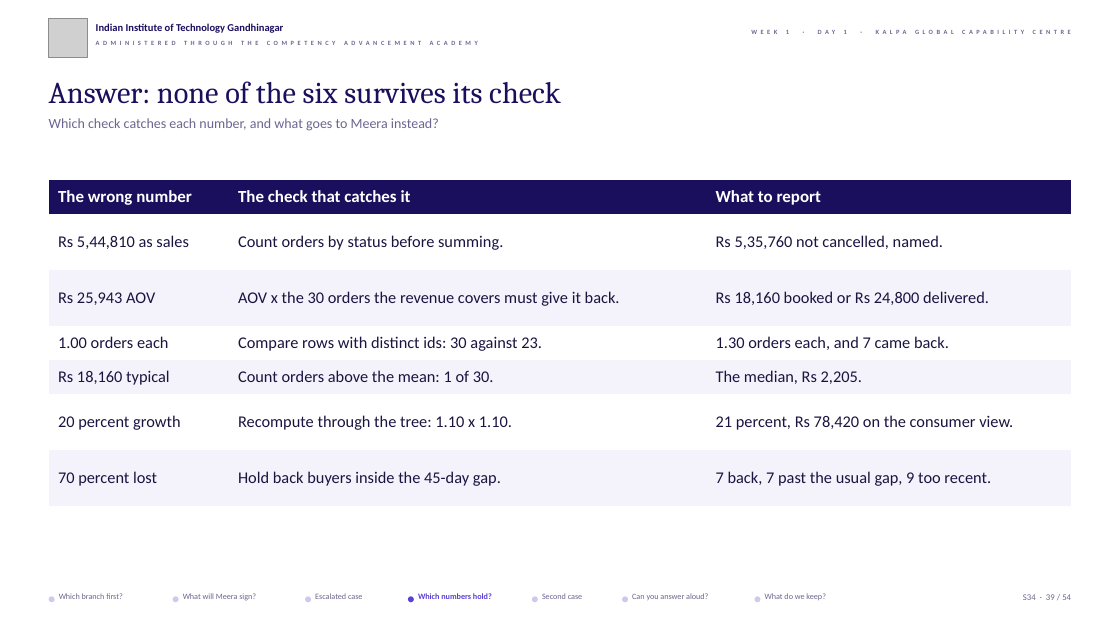
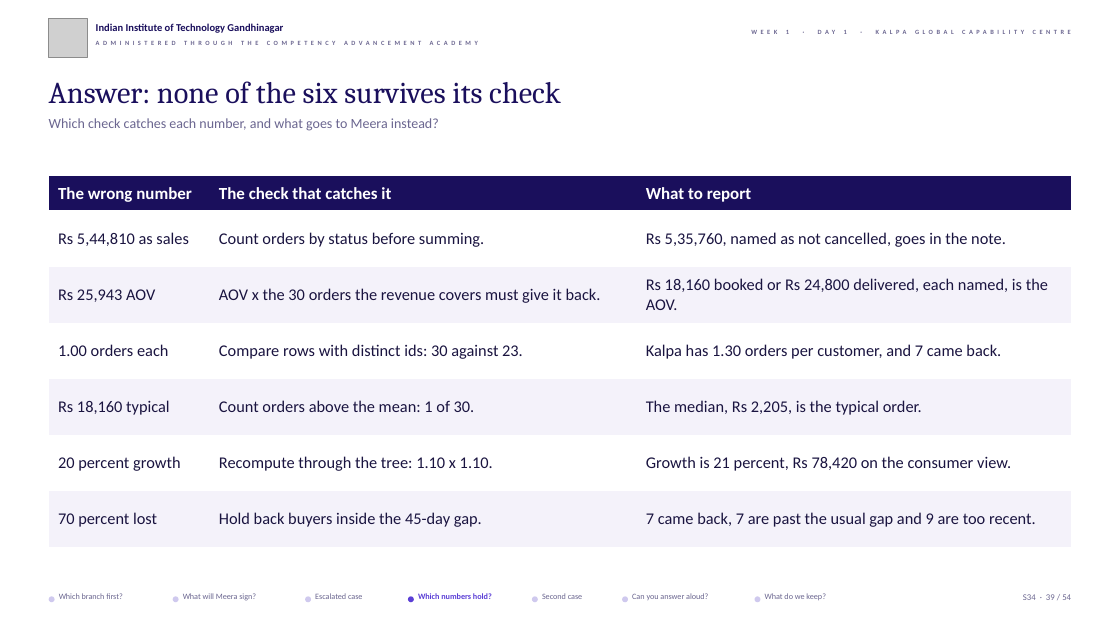
Before and after one commit to fde-academy-lab/c2-content-factory, a slide deck: slide 39 of content/W01/D1/slides/C2_W01_D01_half2_STUDENT.pptx. Drawn at 1120x630 pixels with LibreOffice and Linux fonts; fonts in the diff are those of the drawing; grey boxes stand for pictures; background and template pictures are left out. Boxes give left, top, right and bottom in pixels: in the first picture for what was removed or moved away, otherwise in the second. Text is boxed around its words. In the diff, an @@ line names an element or a change of style, - is before the commit and + after.

```diff
--- a/content/W01/D1/slides/C2_W01_D01_half2_STUDENT.pptx
+++ b/content/W01/D1/slides/C2_W01_D01_half2_STUDENT.pptx
@@ table at bbox=[49, 176, 1072, 548] @@
-row 2, column 3: Rs 5,35,760 not cancelled, named.
+row 2, column 3: Rs 5,35,760, named as not cancelled, goes in the note.
-row 3, column 3: Rs 18,160 booked or Rs 24,800 delivered.
+row 3, column 3: Rs 18,160 booked or Rs 24,800 delivered, each named, is the AOV.
-row 4, column 3: 1.30 orders each, and 7 came back.
+row 4, column 3: Kalpa has 1.30 orders per customer, and 7 came back.
-row 5, column 3: The median, Rs 2,205.
+row 5, column 3: The median, Rs 2,205, is the typical order.
-row 6, column 3: 21 percent, Rs 78,420 on the consumer view.
+row 6, column 3: Growth is 21 percent, Rs 78,420 on the consumer view.
-row 7, column 3: 7 back, 7 past the usual gap, 9 too recent.
+row 7, column 3: 7 came back, 7 are past the usual gap and 9 are too recent.
@@ table: place and size @@
-table at bbox=[49, 180, 1071, 507]
+table at bbox=[49, 176, 1072, 548]
```
Also in this commit, not shown: 18 other slides changed, 32 other files.
